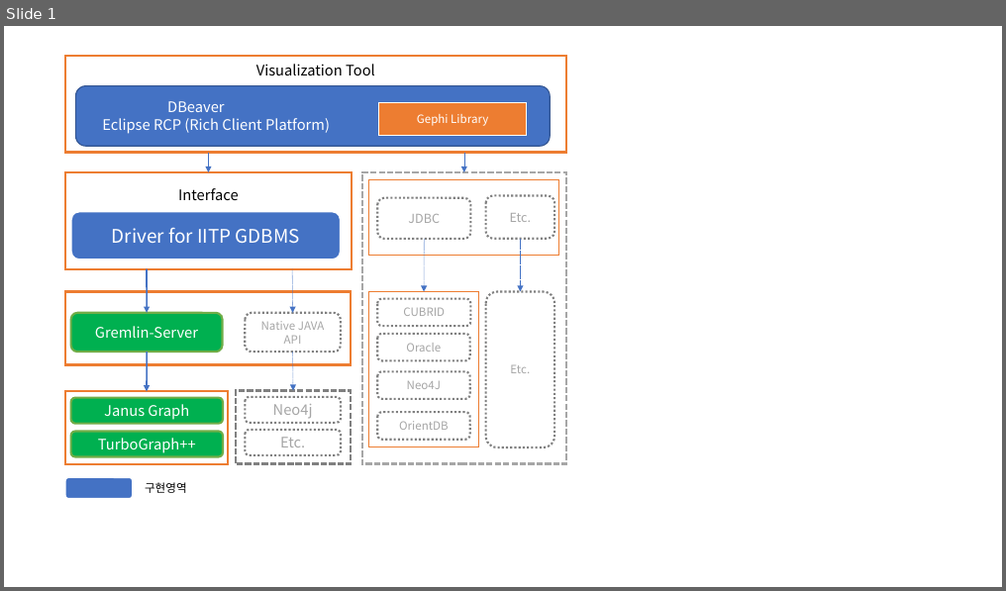
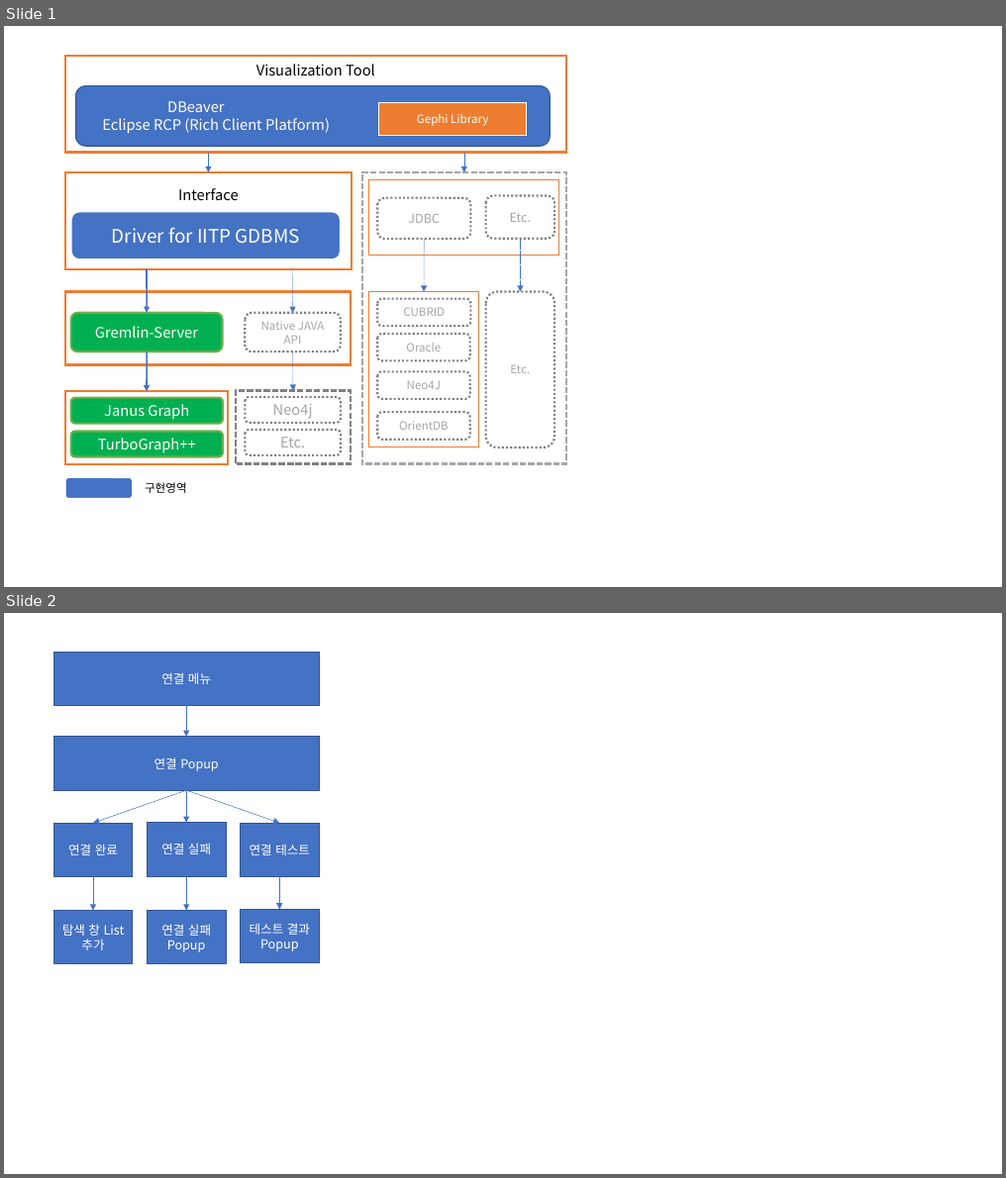
Before and after one commit to postech-dblab-iitp/visual-tool, a slide deck: ViT_docs/문서작성용_그림원본.pptx. Shown one above the other, each under a label of ours: slide 1 before the commit, slides 1 and 2 after it. The pictures are 1006x591 and 1006x1178 pixels, drawn with LibreOffice and Linux fonts; fonts in the diff are those of the drawing. Boxes give left, top, right and bottom in pixels: in the first picture for what was removed or moved away, otherwise in the second. Text is boxed around its words. In the diff, an @@ line names an element or a change of style, - is before the commit and + after.

```diff
--- a/ViT_docs/문서작성용_그림원본.pptx
+++ b/ViT_docs/문서작성용_그림원본.pptx
@@ slide 2 added at bbox=[4, 613, 1002, 1174], background #FFFFFF @@
@@ rectangle added at bbox=[54, 652, 319, 706], fill #4472C4, outline #325491 1 pt, 12 pt, text #FFFFFF @@
+연결 메뉴
@@ arrow added from (187, 706) to (187, 737), #4472C4 0.5 pt @@
@@ rectangle added at bbox=[54, 737, 319, 790], fill #4472C4, outline #325491 1 pt, 12 pt, text #FFFFFF @@
+연결 Popup
@@ arrow added from (187, 790) to (93, 823), #4472C4 0.5 pt @@
@@ arrow added from (187, 790) to (279, 823), #4472C4 0.5 pt @@
@@ arrow added from (187, 790) to (187, 823), #4472C4 0.5 pt @@
@@ rectangle added at bbox=[54, 823, 132, 877], fill #4472C4, outline #325491 1 pt, 12 pt, text #FFFFFF @@
+연결 완료
@@ rectangle added at bbox=[147, 823, 226, 876], fill #4472C4, outline #325491 1 pt, 12 pt, text #FFFFFF @@
+연결 실패
@@ rectangle added at bbox=[240, 823, 319, 877], fill #4472C4, outline #325491 1 pt, 12 pt, text #FFFFFF @@
+연결 테스트
@@ arrow added from (93, 876) to (93, 911), #4472C4 0.5 pt @@
@@ arrow added from (187, 876) to (187, 911), #4472C4 0.5 pt @@
@@ arrow added from (279, 876) to (279, 909), #4472C4 0.5 pt @@
@@ rectangle added at bbox=[240, 909, 319, 963], fill #4472C4, outline #325491 1 pt, 12 pt, text #FFFFFF @@
+테스트 결과
+Popup
@@ rectangle added at bbox=[54, 911, 132, 964], fill #4472C4, outline #325491 1 pt, 12 pt, text #FFFFFF @@
+탐색 창 List 추가
@@ rectangle added at bbox=[147, 911, 226, 964], fill #4472C4, outline #325491 1 pt, 12 pt, text #FFFFFF @@
+연결 실패
+Popup
```
Also in this commit, not shown: 3 other slides added, 1 other file.
